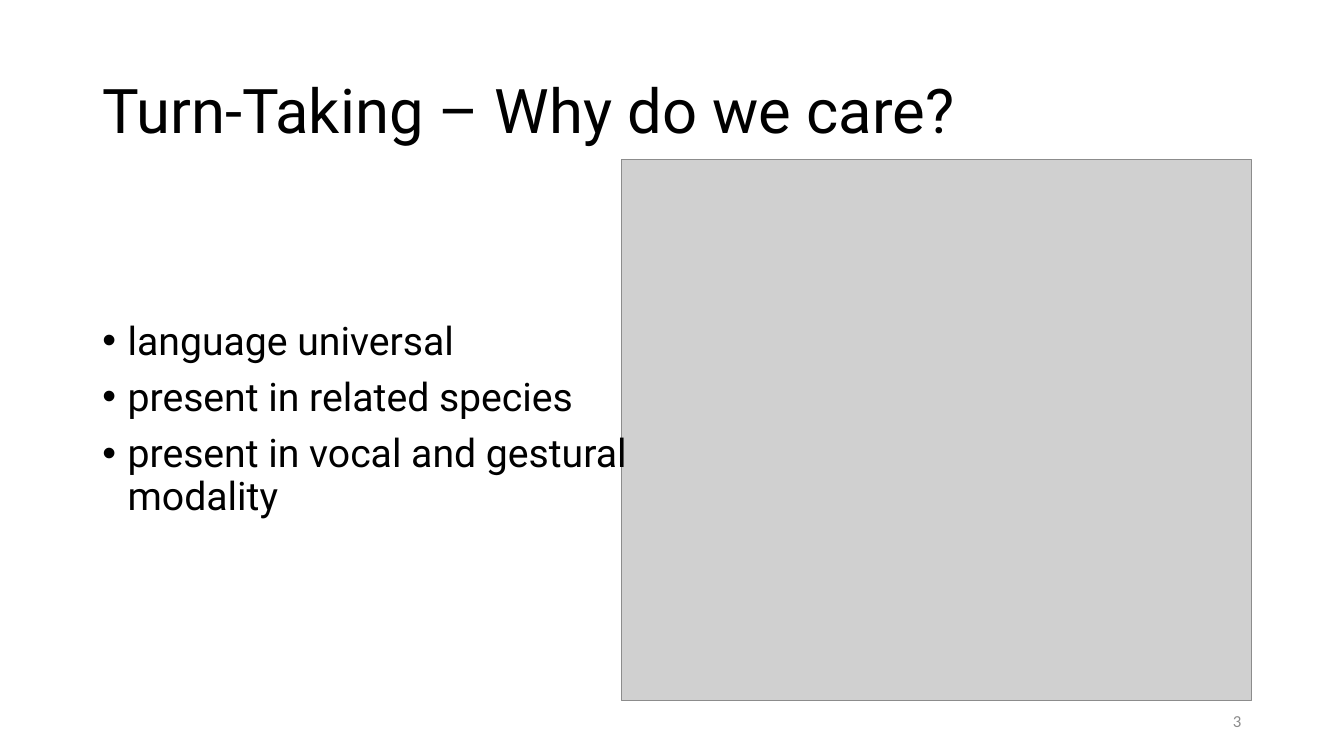
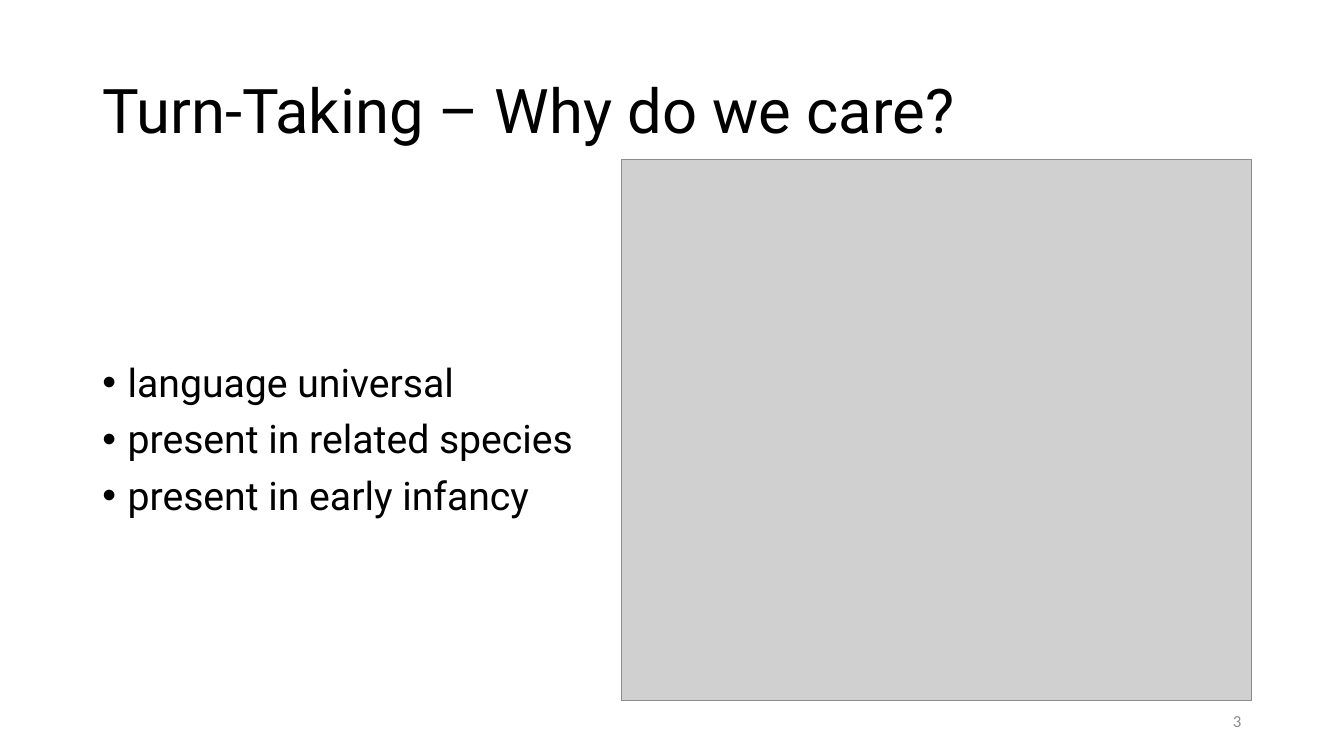
Before and after one commit to prestoaghitato/BA_thesis, a slide deck: slide 3 of tex/beamer_dummy.pptx. Drawn at 1344x756 pixels with LibreOffice and Linux fonts; fonts in the diff are those of the drawing; grey boxes stand for pictures. Boxes give left, top, right and bottom in pixels: in the first picture for what was removed or moved away, otherwise in the second. Text is boxed around its words. In the diff, an @@ line names an element or a change of style, - is before the commit and + after.

```diff
--- a/tex/beamer_dummy.pptx
+++ b/tex/beamer_dummy.pptx
@@ text at [128,480,529,519]: text changed @@
-• present in vocal and gestural modality
+• present in early infancy
```
Also in this commit, not shown: 2 other slides changed, 4 slides added, 2 slides removed, 17 other files.
